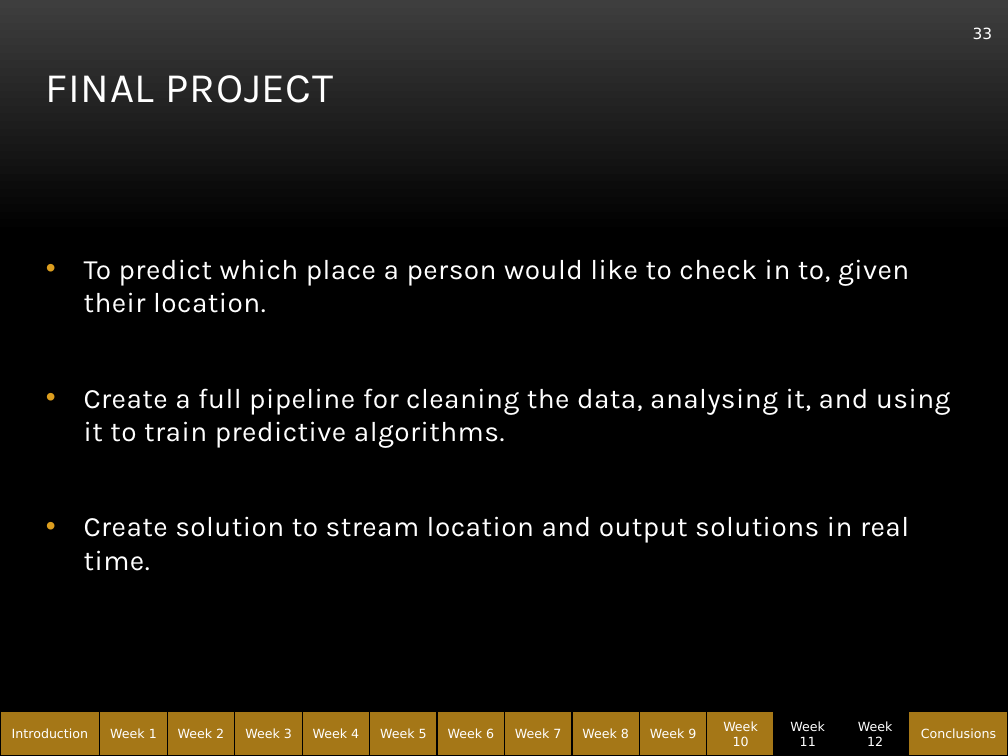
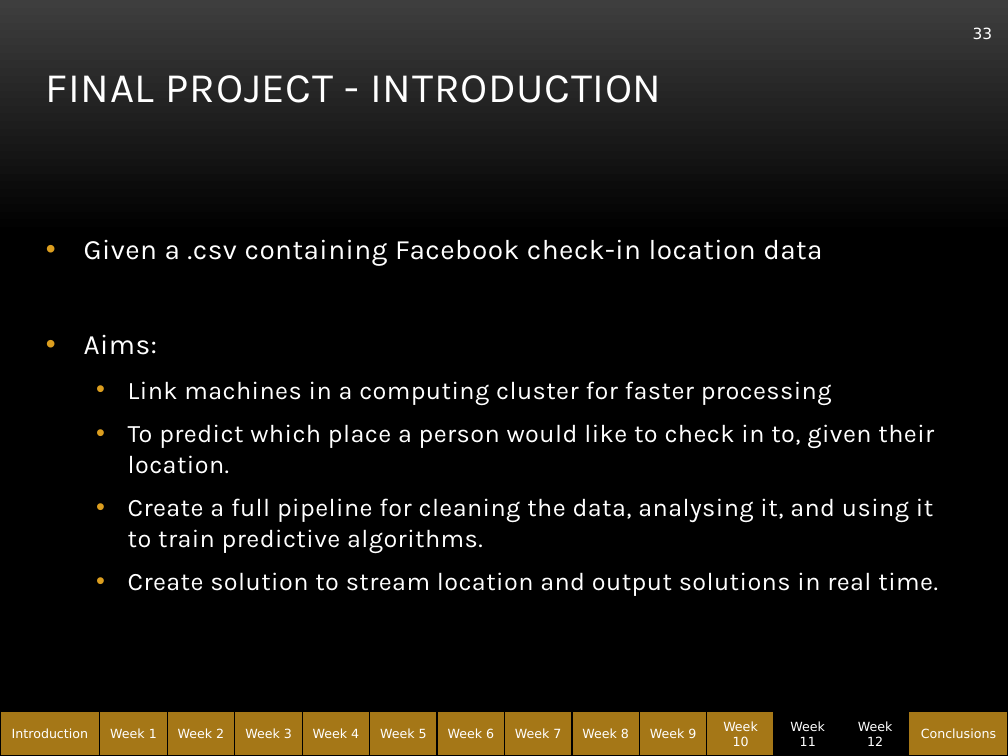
Before and after one commit to abe1ge/teletubbiesQAC, a slide deck: slide 33 of FinalPresentation.pptx. Drawn at 1008x756 pixels with LibreOffice and Linux fonts; fonts in the diff are those of the drawing; background and template pictures are left out. Boxes give left, top, right and bottom in pixels: in the first picture for what was removed or moved away, otherwise in the second. Text is boxed around its words. In the diff, an @@ line names an element or a change of style, - is before the commit and + after.

Commit message:
halfway through final project

```diff
--- a/FinalPresentation.pptx
+++ b/FinalPresentation.pptx
@@ title at (x1=46, y1=75, x2=662, y2=103): text changed @@
-FINAL PROJECT
+FINAL PROJECT - INTRODUCTION
@@ text at (x1=84, y1=239, x2=832, y2=405): paragraphs added @@
+• Given a .csv containing Facebook check-in location data
+• Aims:
+  • Link machines in a computing cluster for faster processing
@@ text at (x1=128, y1=424, x2=938, y2=596): size 20 to 18 pt in "To predict which place a person would ...", "Create a full pipeline for cleaning the ...", "Create solution to stream location and output ..."; list level 1 to 2 in "To predict which place a ..."; list level 1 to 2 in "Create a full pipeline for ..."; list level 1 to 2 in "Create solution to stream location ..." @@
```
Also in this commit, not shown: 7 other slides changed, 12 slides added, 1 slide removed.
